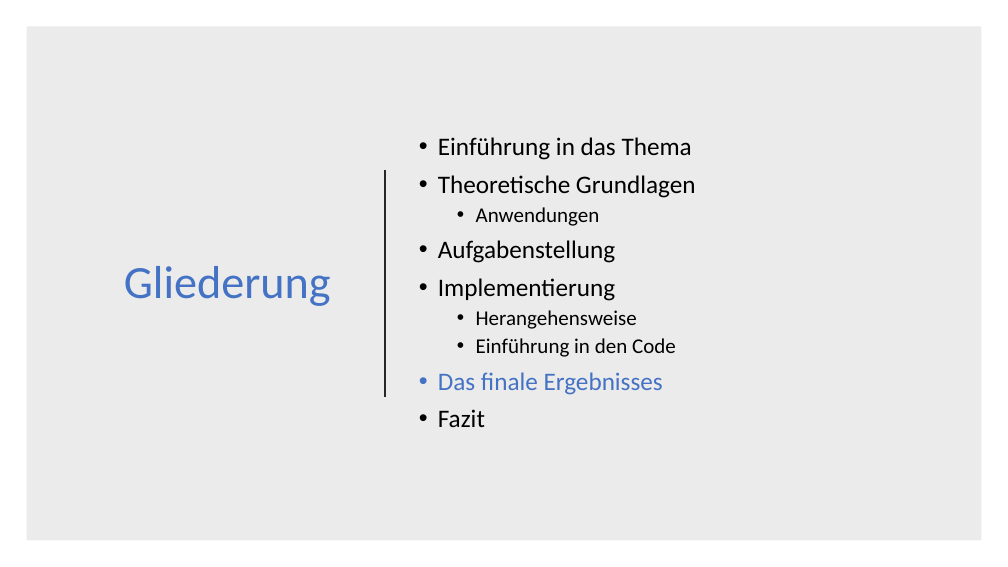
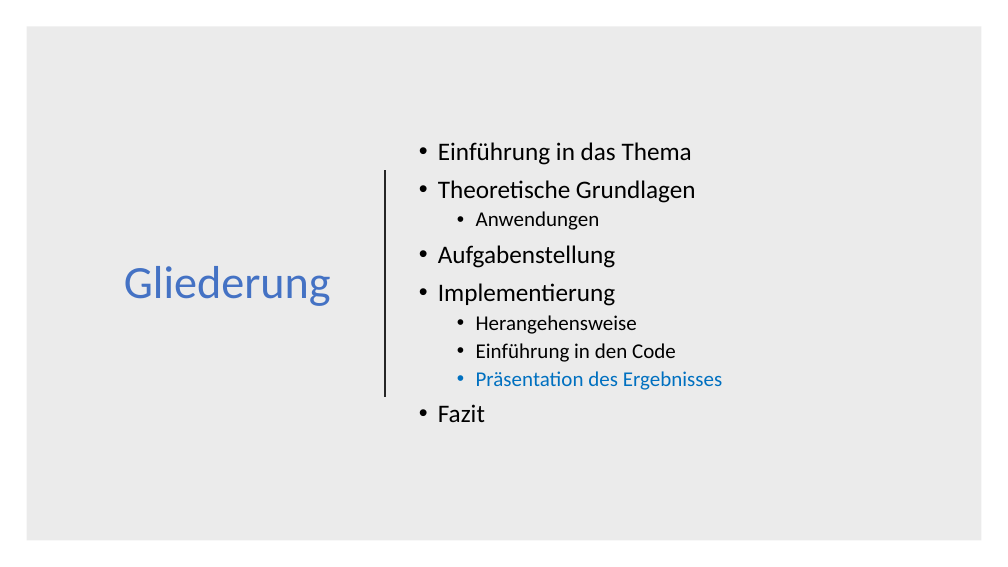
Before and after one commit to DerAlexx/Angewandte-Mathematik, a slide deck: slide 26 of Praktikum_6/Abgabe 6.pptx (slide 27 before the commit). Drawn at 1008x567 pixels with LibreOffice and Linux fonts; fonts in the diff are those of the drawing. Boxes give left, top, right and bottom in pixels: in the first picture for what was removed or moved away, otherwise in the second. Text is boxed around its words. In the diff, an @@ line names an element or a change of style, - is before the commit and + after.

```diff
--- a/Praktikum_6/Abgabe 6.pptx
+++ b/Praktikum_6/Abgabe 6.pptx
@@ text at [476,371,723,390]: text changed; size 24 to 20 pt; text colour #4472C4 to #0070C0 @@
-• Das finale Ergebnisses
+  • Präsentation des Ergebnisses
```
Also in this commit, not shown: 5 other slides changed, 5 slides added, 3 slides removed, 1 other file.
